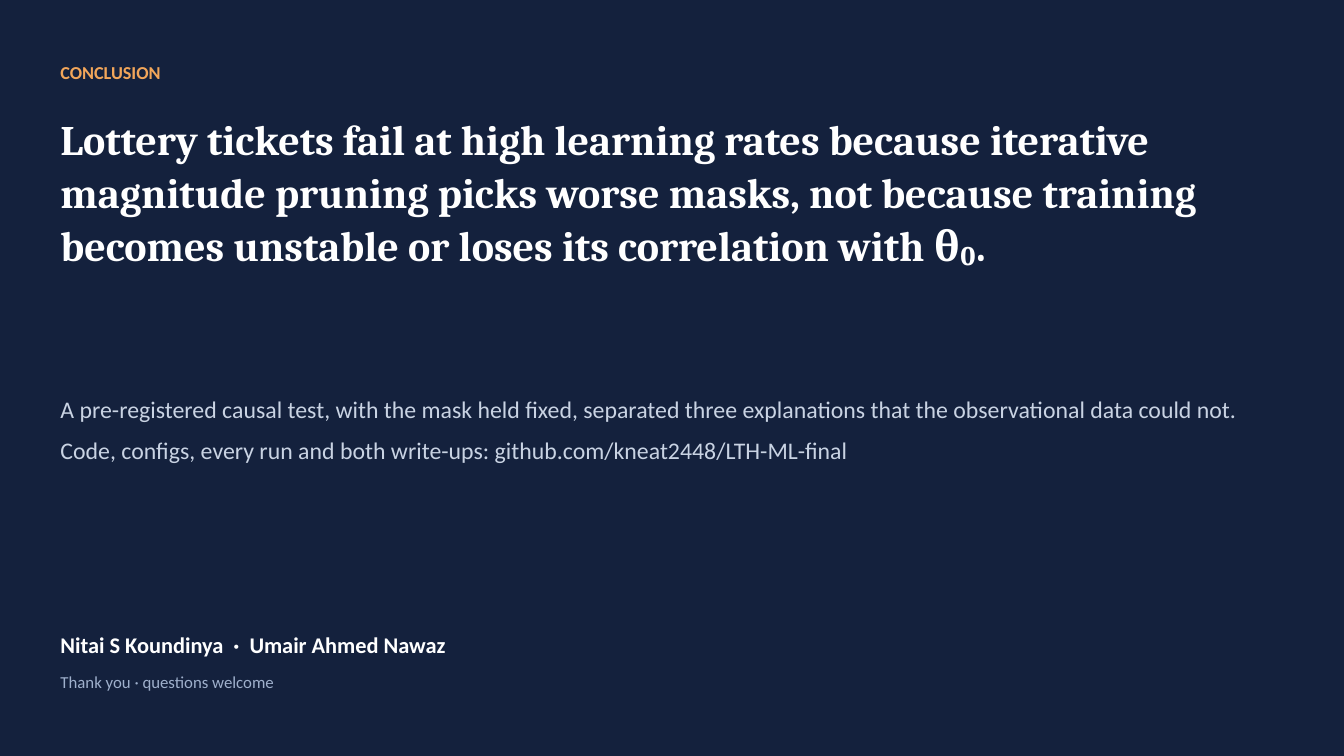
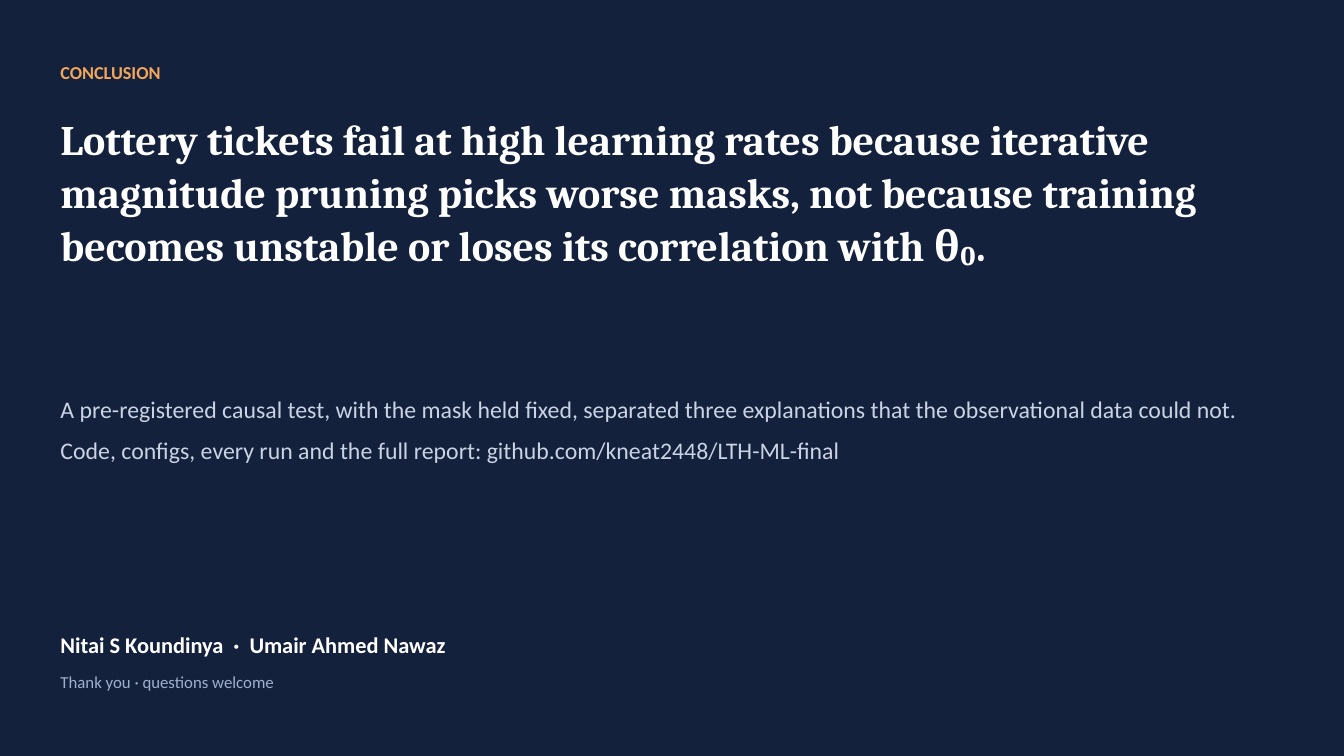
Before and after one commit to kneat2448/LTH-ML-final, a slide deck: slide 14 of report/LTH_Warmup_Final.pptx. Drawn at 1344x756 pixels with LibreOffice and Linux fonts; fonts in the diff are those of the drawing. Boxes give left, top, right and bottom in pixels: in the first picture for what was removed or moved away, otherwise in the second. Text is boxed around its words. In the diff, an @@ line names an element or a change of style, - is before the commit and + after.

```diff
--- a/report/LTH_Warmup_Final.pptx
+++ b/report/LTH_Warmup_Final.pptx
@@ text at <box>60,442,839,463</box>: text changed @@
-Code, configs, every run and both write-ups: github.com/kneat2448/LTH-ML-final
+Code, configs, every run and the full report: github.com/kneat2448/LTH-ML-final
```
Also in this commit, not shown: 4 other slides changed, 7 other files.
